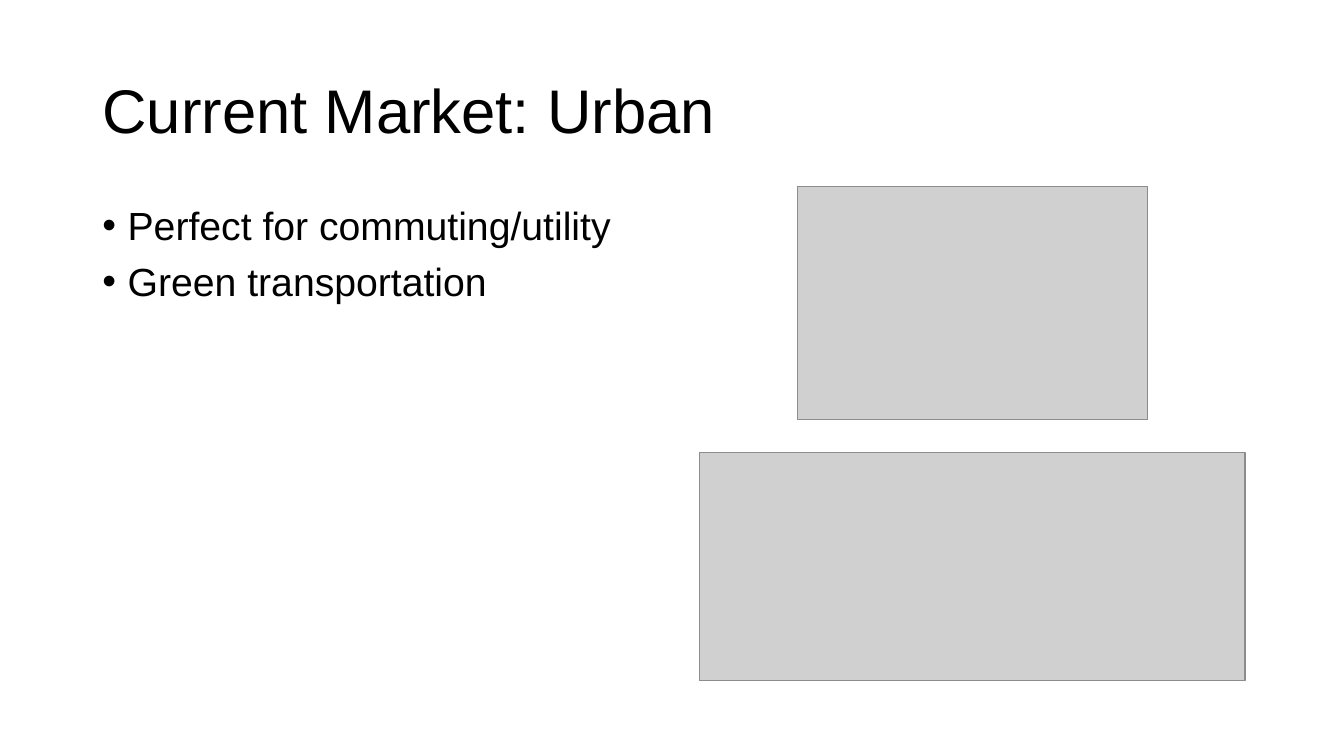
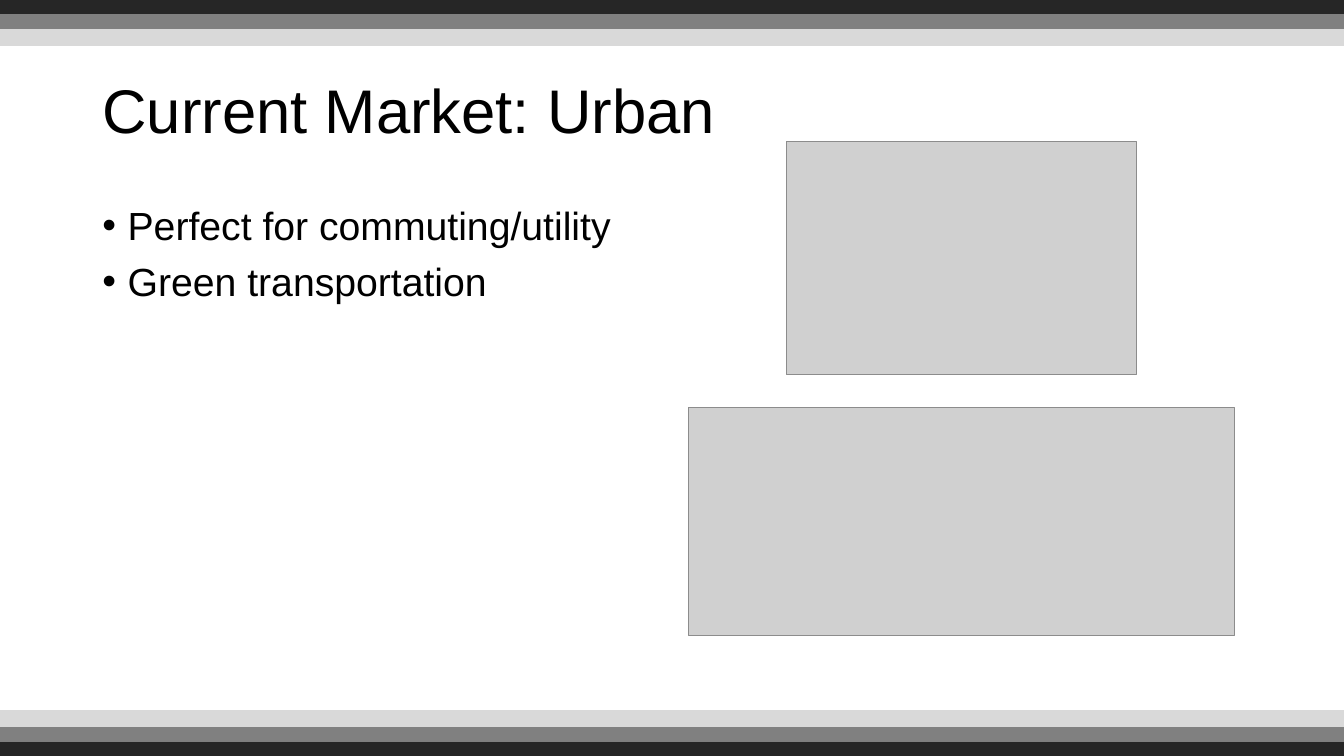
Before and after one commit to Reignable/Employment-Docs, a slide deck: slide 3 of companies/Bosch/presentation/Presentation.pptx. Drawn at 1344x756 pixels with LibreOffice and Linux fonts; fonts in the diff are those of the drawing; grey boxes stand for pictures; background and template pictures are left out. Boxes give left, top, right and bottom in pixels: in the first picture for what was removed or moved away, otherwise in the second. Text is boxed around its words. In the diff, an @@ line names an element or a change of style, - is before the commit and + after.

Commit message:
Work on presentation

```diff
--- a/companies/Bosch/presentation/Presentation.pptx
+++ b/companies/Bosch/presentation/Presentation.pptx
@@ rectangle added at [0, 0, 1344, 15], fill #262626, outline #262626 1 pt @@
@@ rectangle added at [0, 15, 1344, 30], fill #808080, outline #808080 1 pt @@
@@ rectangle added at [0, 30, 1344, 45], fill #D9D9D9, outline #D9D9D9 1 pt @@
@@ picture: place and size @@
-picture at [798, 187, 1148, 420]
+picture at [786, 141, 1137, 375]
@@ picture: place and size @@
-picture at [700, 453, 1245, 681]
+picture at [689, 408, 1234, 636]
@@ rectangle added at [0, 711, 1344, 726], fill #D9D9D9, outline #D9D9D9 1 pt @@
@@ rectangle added at [0, 741, 1344, 756], fill #262626, outline #262626 1 pt @@
@@ rectangle added at [0, 726, 1344, 741], fill #808080, outline #808080 1 pt @@
```
Also in this commit, not shown: 3 other slides changed, 1 slide added, 1 slide removed.
